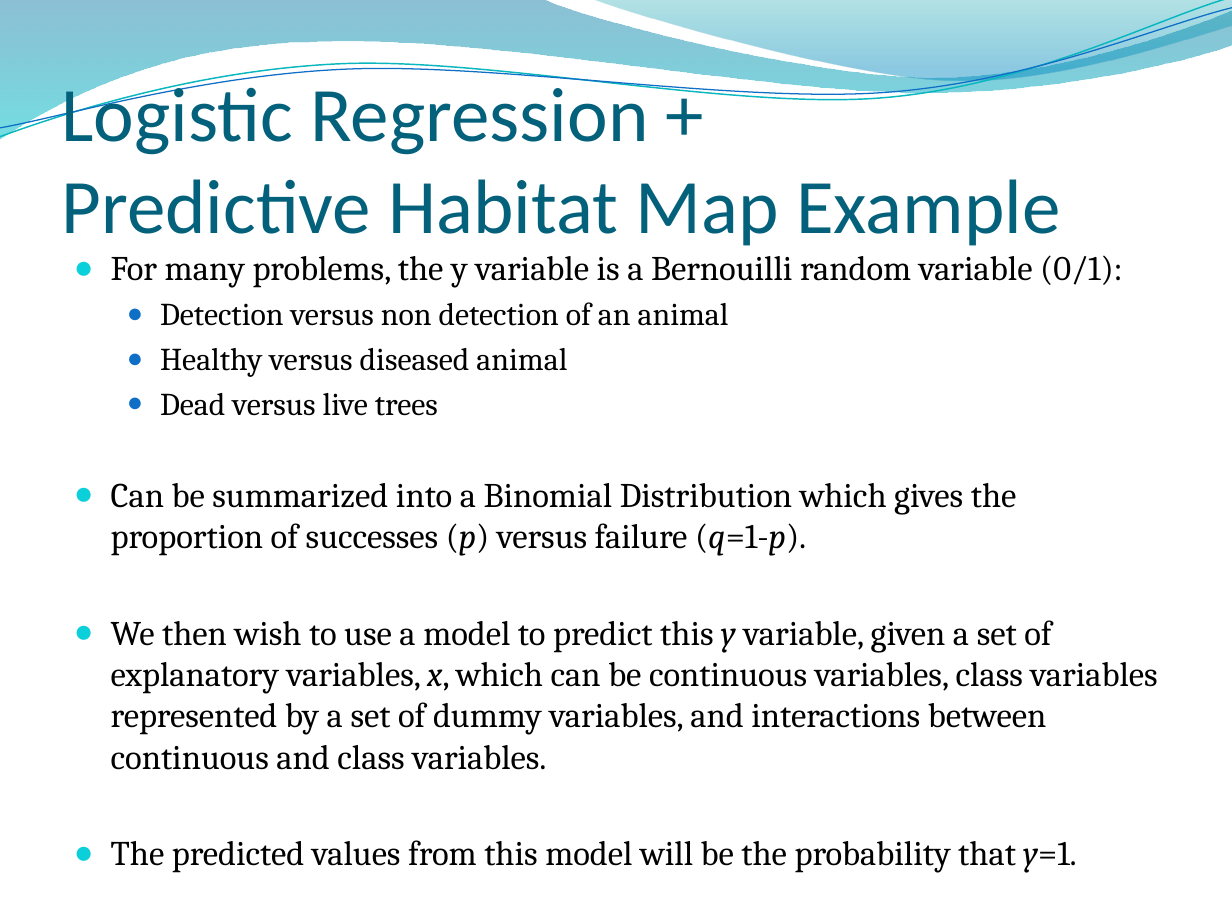
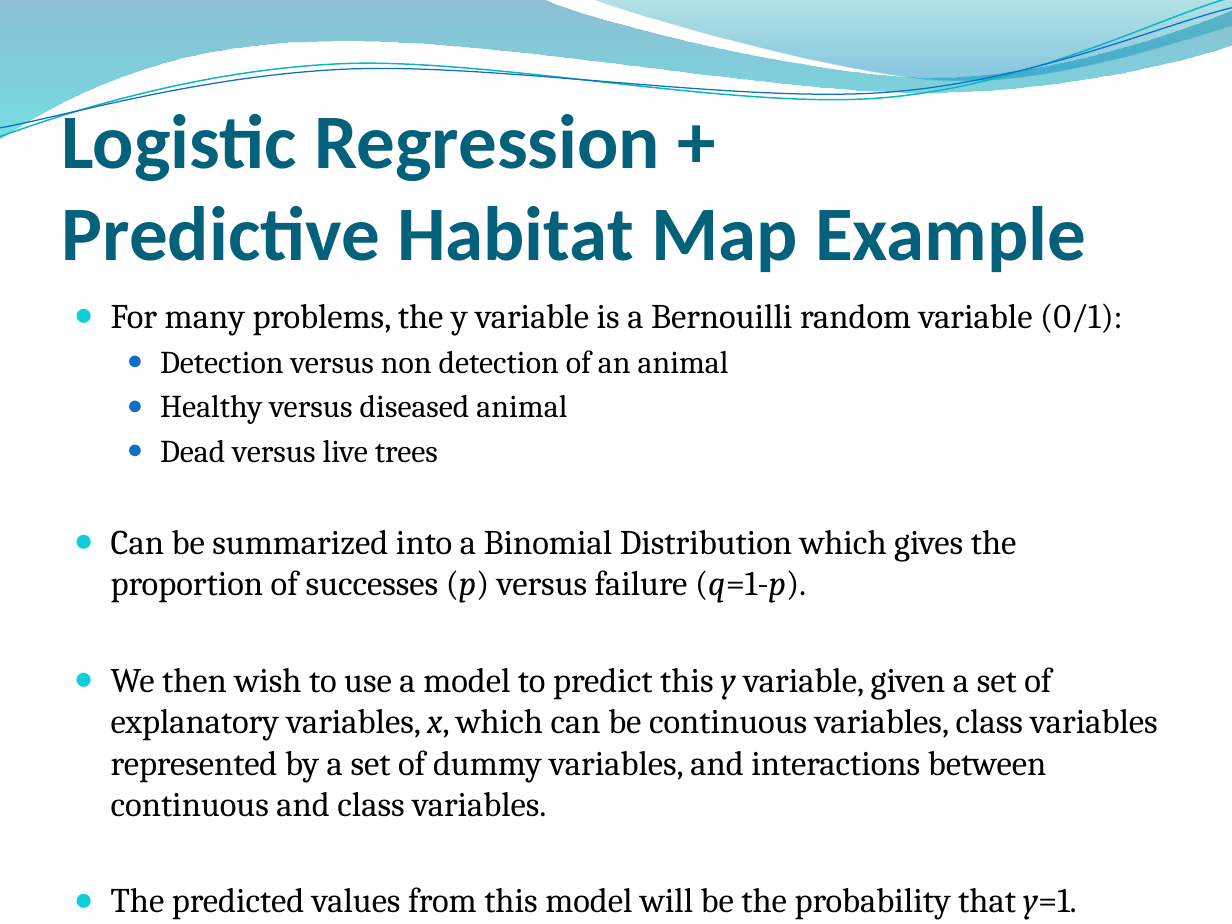
Before and after one commit to ricschuster/R_Workshop_Vienna_2018_02, a slide deck: slide 10 of ppts/Topic 8 Generalized Linear Models.pptx. Drawn at 1232x924 pixels with LibreOffice and Linux fonts; fonts in the diff are those of the drawing; background and template pictures are left out. Boxes give left, top, right and bottom in pixels: in the first picture for what was removed or moved away, otherwise in the second. Text is boxed around its words. In the diff, an @@ line names an element or a change of style, - is before the commit and + after.

```diff
--- a/ppts/Topic 8 Generalized Linear Models.pptx
+++ b/ppts/Topic 8 Generalized Linear Models.pptx
@@ title "Logistic Regression + Predictive Habitat ...": place and size @@
-title "Logistic Regression + Predictive Habitat ..." at [62,77,1060,246]
+title "Logistic Regression + Predictive Habitat ..." at [62,104,1086,272]
@@ title "Logistic Regression + Predictive Habitat ..." at [62,104,1086,272]: bold on @@
@@ text "For many problems, the y ...": place and size @@
-text "For many problems, the y ..." at [111,255,1157,866]
+text "For many problems, the y ..." at [111,303,1157,913]
```
Also in this commit, not shown: 13 other slides changed, 1 slide removed, 4 other files.
